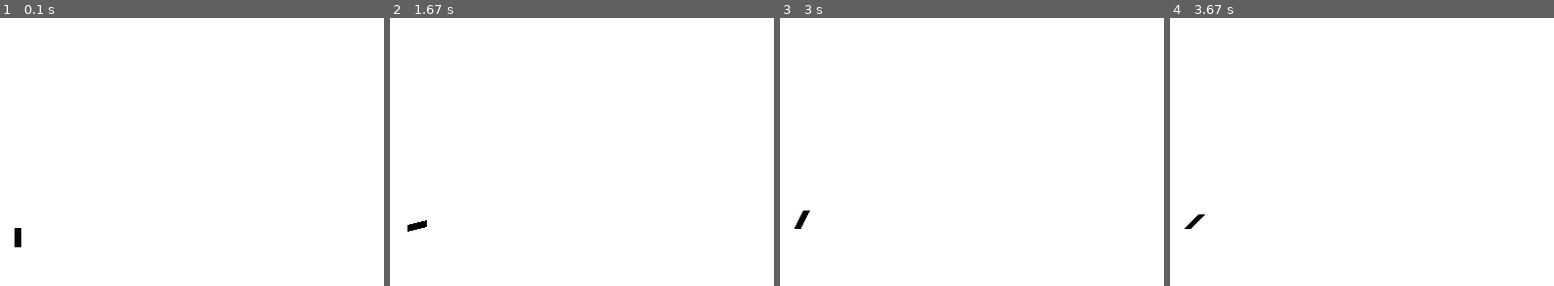
Above: before the commit, frames 1-4 (left to right).
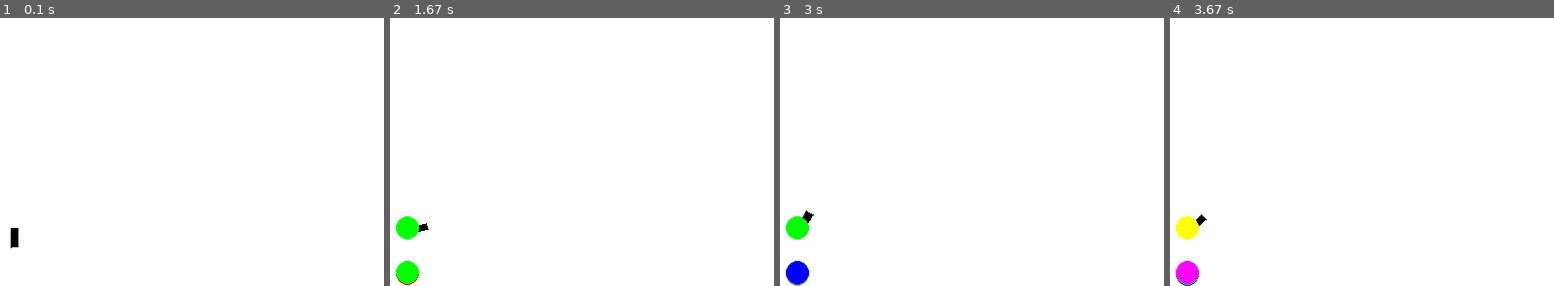
Above: after the commit, the same moments.

Repository: gnorayr/infa_2020_Gevorgyan
Game: pygame game, started from Lab 8 Cannon/Zibil.py
Same seed, same stepped clock (60 frames per second), same inputs: the game is played once before the commit and once after it.
Inputs (mouse positions are % of the whole screen's width and height, from its top left):
- Up to frame 1 (0.1 s): no input
- Up to frame 2 (1.67 s): click (49, 46) at 0.38 s; press the mouse at (49, 46) at 0.7 s; move the mouse to (55, 51) at 0.8 s; release the mouse at (61, 55) at 0.93 s; press the mouse at (49, 46) at 1.03 s; move the mouse to (47, 60) at 1.13 s; release the mouse at (45, 74) at 1.27 s; press the mouse at (49, 46) at 1.37 s; move the mouse to (62, 54) at 1.47 s; release the mouse at (76, 63) at 1.6 s
- Up to frame 3 (3 s): press the mouse at (49, 46) at 1.7 s; move the mouse to (67, 60) at 1.8 s; release the mouse at (85, 74) at 1.93 s; press the mouse at (49, 46) at 2.03 s; move the mouse to (60, 36) at 2.13 s; release the mouse at (71, 27) at 2.27 s; press the mouse at (49, 46) at 2.37 s; move the mouse to (61, 33) at 2.47 s; release the mouse at (72, 19) at 2.6 s; press the mouse at (49, 46) at 2.7 s; move the mouse to (38, 36) at 2.8 s; release the mouse at (27, 27) at 2.93 s
- Up to frame 4 (3.67 s): press the mouse at (49, 46) at 3.03 s; move the mouse to (34, 66) at 3.13 s; release the mouse at (19, 86) at 3.27 s; press the mouse at (49, 46) at 3.37 s; move the mouse to (40, 50) at 3.47 s; release the mouse at (30, 54) at 3.6 s
The pictures show only the part of the screen within x 0-50%, y 50-100%; the shares and areas given below are measured in that part.

The runs differ from the first frame. In frame 1, 0.1% of the frame differs, in the area x 2-6%, y 78-86%; in frame 2, 0.9%; in frame 3, 0.9%, in the area x 1-9%, y 71-100%; in frame 4, 0.9%.

Commit message:
Update Zibil.py

Diff:
--- a/Lab 8 Cannon/Zibil.py
+++ b/Lab 8 Cannon/Zibil.py
@@ -1,7 +1,7 @@
 import pygame
 from pygame.draw import *
 from random import randint as ran, choice
-from math import pi, sin, cos, atan
+from math import sin, cos, atan
 from my_colors import *
 
 pygame.init()
@@ -11,14 +11,14 @@
 
 
 class Timer:
-    pass
+    pygame.time.get_ticks()
 
 
 class Cannon:
-    def __init__(self, start_side, side, color=BLACK, cord_x=screen_x // 30, cord_y=9 * screen_y // 10, width=7):
+    def __init__(self, start_side, color=BLACK, cord_x=screen_x // 30, cord_y=9 * screen_y // 10, width=7):
         self.color = color
         self.start_side = start_side
-        self.side = side
+        self.side = start_side
         self.cord_x = cord_x
         self.cord_y = cord_y
         self.width = width
@@ -28,14 +28,17 @@
         if mouse_x - self.cord_x != 0:
             angle = atan((mouse_y - self.cord_y) / (mouse_x - self.cord_x))
             polygon(screen, self.color, [(self.cord_x, self.cord_y),
-                                         (self.cord_x + self.side * cos(angle), self.cord_y + self.side * sin(angle))],
-                    self.width)
+                                         (self.cord_x + self.side * cos(angle), self.cord_y + self.side * sin(angle)),
+                                         (self.cord_x + self.side * cos(angle) - self.width * sin(angle),
+                                          self.cord_y + self.side * sin(angle) + self.width * cos(angle)),
+                                         (self.cord_x - self.width * sin(angle),
+                                          self.cord_y + self.width * cos(angle))])
 
     def move(self):
         if pygame.mouse.get_pressed()[0]:
-            self.color = GREEN
-            if self.side < 2 * self.start_side:
-                self.side += 1
+            self.color = YELLOW
+            if self.side < 4 * self.start_side:
+                self.side += 0.8
         else:
             self.side = self.start_side
             self.color = BLACK
@@ -51,24 +54,53 @@
         ellipse(screen, RED, (self.x, self.y, self.r, self.r))
 
 
-class Core:
-    pass
+class Bullet:
+    def __init__(self, cord_x, cord_y, v, r=12, g=0.3):
+        mouse_x, mouse_y = pygame.mouse.get_pos()
+        self.angel = atan((cord_y - mouse_y) / (cord_x - mouse_x))
+        self.color = choice(list(COLORS))
+        self.cord_x = cord_x
+        self.cord_y = cord_y
+        self.v = v
+        self.vx = v * cos(self.angel)
+        self.vy = v * sin(self.angel)
+        self.r = r
+        self.g = g
+
+    def move(self):
+        ellipse(screen, self.color, (self.cord_x - self.r, self.cord_y - self.r, 2 * self.r, 2 * self.r))
+        self.cord_x += self.vx
+        self.cord_y += self.vy
+        self.vy += self.g
+
+    def ricochet(self):
+        if self.cord_x + self.r > screen_x:
+            self.vx = -abs(self.vx) / 2
+            self.vy = self.vy * 0.8
+            self.cord_x -= 5
+        if self.cord_y + self.r > screen_y:
+            self.vy = -abs(self.vy) / 2
+            self.vx = self.vx * 0.8
 
 
 finished = False
 clock = pygame.time.Clock()
 target = Target(ran(4 * screen_x // 5, screen_x), ran(0, screen_y), ran(30, 100))
-cannon = Cannon(20, 20)
+cannon = Cannon(20)
+bullet = []
 while not finished:
     clock.tick(FPS)
     target.draw()
     cannon.move()
     cannon.draw()
+    for unit in bullet:
+        unit.move()
+        unit.ricochet()
     for event in pygame.event.get():
         if event.type == pygame.QUIT:
             finished = True
         elif event.type == pygame.MOUSEBUTTONUP:
-            pass
+            bullet.append(Bullet(cannon.cord_x, cannon.cord_y, 0.7 * (cannon.side - cannon.start_side)))
 
     pygame.display.update()
     screen.fill(WHITE)
